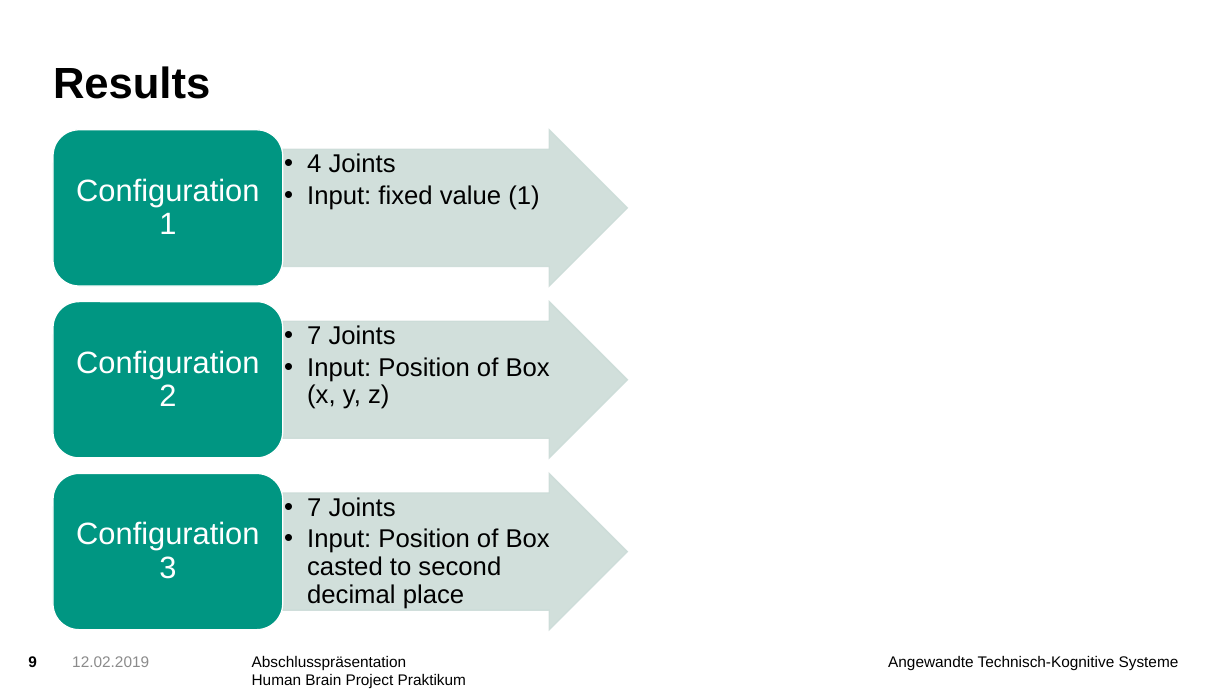
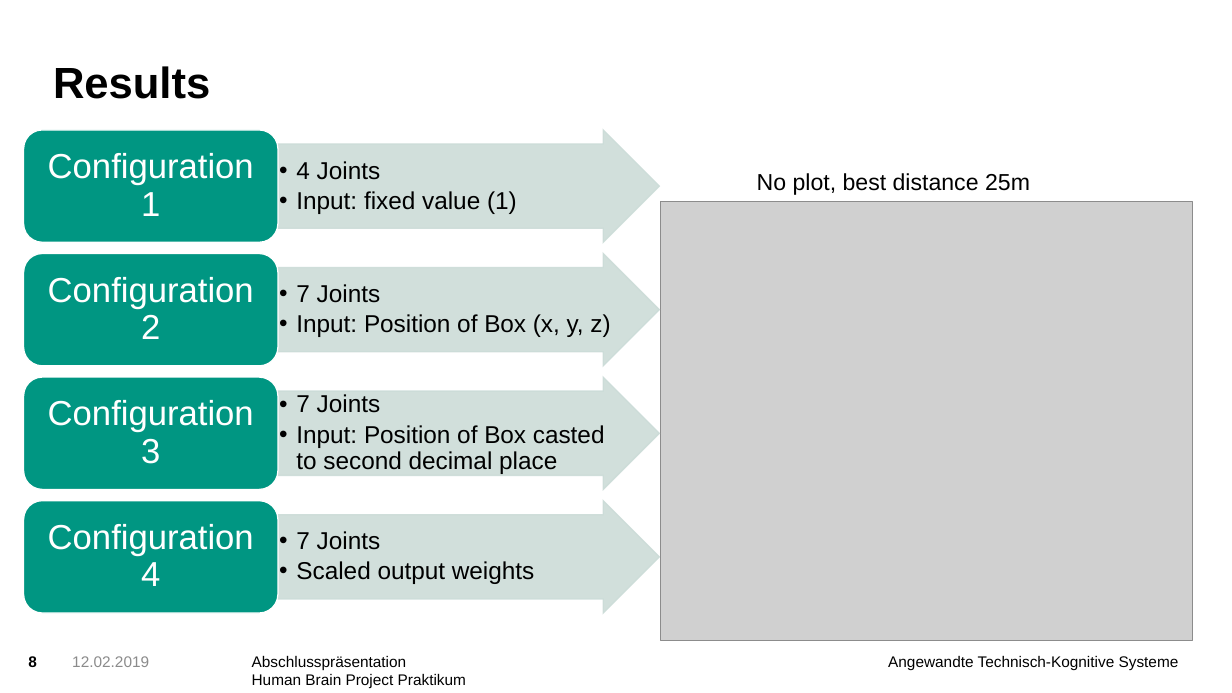
Before and after one commit to KuehlschrankDino/hbpprak_2018_throwing, a slide deck: slide 8 of Gruppe4_Abschlusspraesentation.pptx (slide 9 before the commit). Drawn at 1232x693 pixels with LibreOffice and Linux fonts; fonts in the diff are those of the drawing; grey boxes stand for pictures; background and template pictures are left out. Boxes give left, top, right and bottom in pixels: in the first picture for what was removed or moved away, otherwise in the second. Text is boxed around its words. In the diff, an @@ line names an element or a change of style, - is before the commit and + after.

```diff
--- a/Gruppe4_Abschlusspraesentation.pptx
+++ b/Gruppe4_Abschlusspraesentation.pptx
@@ rounded rectangle: place and size @@
-rounded rectangle at bbox=[53, 130, 283, 287]
+rounded rectangle at bbox=[24, 130, 278, 243]
@@ text "Configuration 1": place and size @@
-text "Configuration 1" at bbox=[76, 178, 259, 234]
+text "Configuration 1" at bbox=[48, 153, 254, 216]
@@ right arrow: place and size @@
-right arrow at bbox=[283, 130, 628, 287]
+right arrow at bbox=[278, 130, 660, 243]
@@ text added at bbox=[757, 173, 1030, 195], 18 pt, text #000000 @@
+No plot, best distance 25m
@@ picture added at bbox=[661, 201, 1193, 640] @@
@@ text "Configuration 2": place and size @@
-text "Configuration 2" at bbox=[76, 350, 259, 406]
+text "Configuration 2" at bbox=[48, 277, 254, 339]
@@ text "7 Joints": place and size @@
-text "7 Joints" at bbox=[307, 325, 550, 409]
+text "7 Joints" at bbox=[296, 284, 610, 337]
@@ rounded rectangle: place and size @@
-rounded rectangle at bbox=[53, 301, 283, 457]
+rounded rectangle at bbox=[24, 377, 278, 490]
@@ size 24 to 27 pt; more space between paragraphs in 3 elements at bbox=[48, 153, 254, 216], bbox=[48, 277, 254, 339], bbox=[48, 400, 254, 464] @@
@@ text "Configuration 3": place and size @@
-text "Configuration 3" at bbox=[76, 521, 259, 579]
+text "Configuration 3" at bbox=[48, 400, 254, 464]
@@ right arrow: place and size @@
-right arrow at bbox=[283, 301, 628, 457]
+right arrow at bbox=[278, 377, 660, 490]
@@ size 20 to 19 pt; indent changed; vertical alignment top to middle in 3 elements at bbox=[296, 161, 517, 214], bbox=[296, 284, 610, 337], bbox=[296, 394, 605, 474] @@
@@ text "7 Joints": place and size @@
-text "7 Joints" at bbox=[307, 497, 550, 609]
+text "7 Joints" at bbox=[296, 394, 605, 474]
@@ rounded rectangle: place and size @@
-rounded rectangle at bbox=[53, 473, 283, 629]
+rounded rectangle at bbox=[24, 501, 278, 614]
@@ right arrow: place and size @@
-right arrow at bbox=[283, 473, 628, 629]
+right arrow at bbox=[278, 501, 660, 614]
@@ group added at bbox=[24, 253, 660, 586]: 2 texts, 1 right arrow, 1 rounded rectangle @@
+  • 7 Joints
+  • Scaled output weights
+Configuration 4
```
Also in this commit, not shown: 4 other slides changed, 1 slide added, 1 slide removed, 7 other files.
